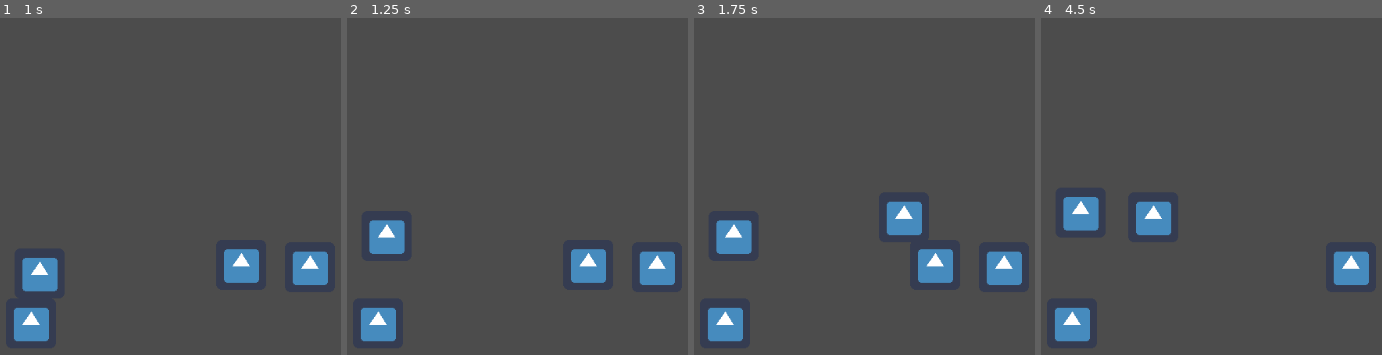
Above: before the commit, frames 1-4 (left to right).
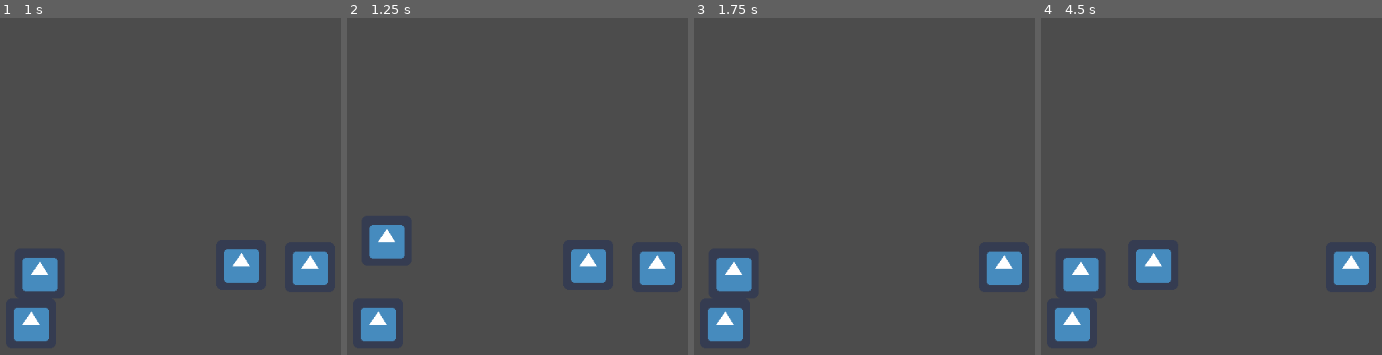
Above: after the commit, the same moments.

Repository: Gravedigger7789/spider-scramble
Game: Godot game, scene res://main.tscn
Same seed, same stepped clock (60 frames per second), same inputs: the game is played once before the commit and once after it. The engine's default icon, where the game draws it, is replaced by a stand-in: a white triangle on a blue panel in a dark square.
Inputs:
- Up to frame 1 (1 s): tap Up (jump) at 0.6, 0.77 s
- Up to frame 2 (1.25 s): tap Up (jump) at 1.07 s
- Up to frame 3 (1.75 s): tap Z (attack) at 1.35 s; tap Up (jump) at 1.52, 1.55 s
- Up to frame 4 (4.5 s): tap Up (jump) at 1.82, 2.1, 3.02, 3.05, 3.32, 3.6, 3.77, 4.07 s; tap Z (attack) at 2.85, 4.35 s

Frame 1 is identical in both runs. In frame 2, 0.5% of the frame differs, in the area x 6-18%, y 59-72%; in frame 3, 4.2%, in the area x 6-76%, y 54-82%; in frame 4, 4.2%.

Commit message:
Adjusted jump speed and added jump interrupt

Diff:
--- a/src/Actors/Player.gd
+++ b/src/Actors/Player.gd
@@ -1,7 +1,7 @@
 extends KinematicBody2D
 class_name Player
 
-const JUMP_SPEED := 400.0
+const JUMP_SPEED := 450.0
 const TERMINAL_VELOCITY := 500.0
 
 var velocity := Vector2()
@@ -17,6 +17,8 @@
 
 	if is_on_floor() and Input.is_action_just_pressed("jump"):
 		velocity.y = -JUMP_SPEED
+	if Input.is_action_just_released("jump") and velocity.y < 0:
+		velocity.y *= 0.6;
 
 	if Input.is_action_just_pressed("attack"):
 		weapon.attack()
